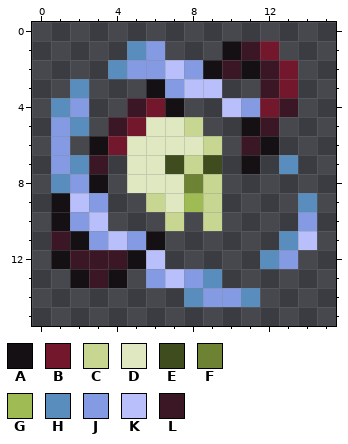
One commit to this pixel-art sprite: files/ui_gfx/gun_actions/unimplemented/area_of_effect.png. The picture above was drawn from the file before the commit.
The file is 16x16 pixels.
Palette (. is transparent): A #141013  B #73172d  C #c7d792  D #dfe8c0  E #3f4c1d  F #6d8233  G #9fbb53  H #588dbe  J #849be4  K #b9bffb  L #3b1725
Pixels before, first column x 1:
 1 ....HJ...ALB..
 2 ...HJJKJALALB.
 3 .H...AJKK..LB.
 4 HJ..LBA..KJBL.
 5 JH.LBDDC..AL..
 6 J.ABDDDDC.LA..
 7 JHL.DDECE.A.H.
 8 HJA.DDDFC.....
 9 AKJ..CDGC....H
10 AJK...C.C....J
11 LAJKJA......HK
12 ALLLAK.....HJ.
13 .ALA.JKJH.....
14 .......HJJH...
New version:
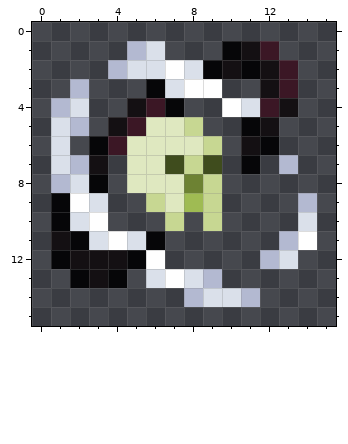
Edits made:
{"colour":"A","old":"#141013","new":"#060608"}
{"colour":"B","old":"#73172d","new":"#3b1725"}
{"colour":"H","old":"#588dbe","new":"#b3b9d1"}
{"colour":"J","old":"#849be4","new":"#dae0ea"}
{"colour":"K","old":"#b9bffb","new":"#ffffff"}
{"colour":"L","old":"#3b1725","new":"#141013"}
